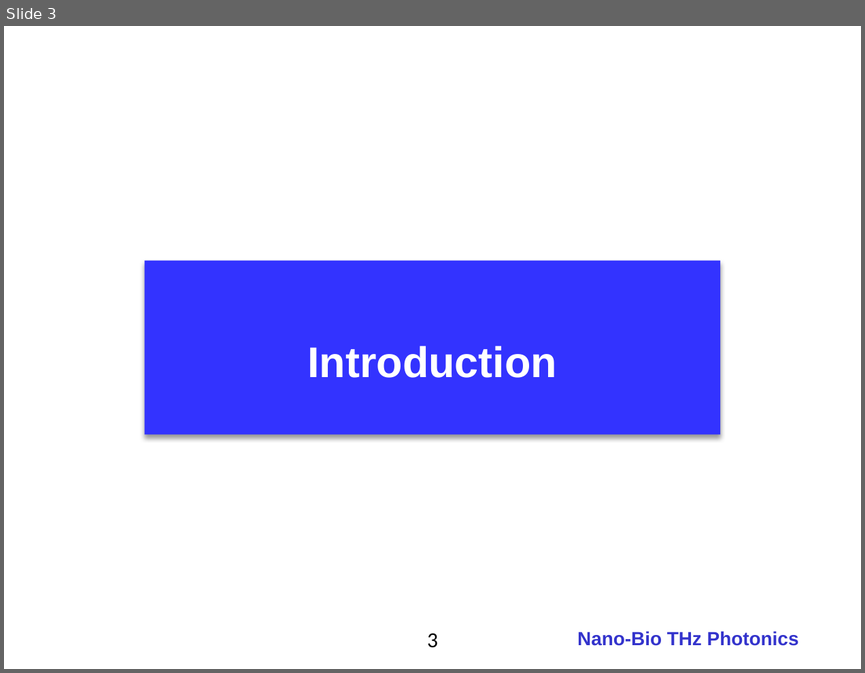
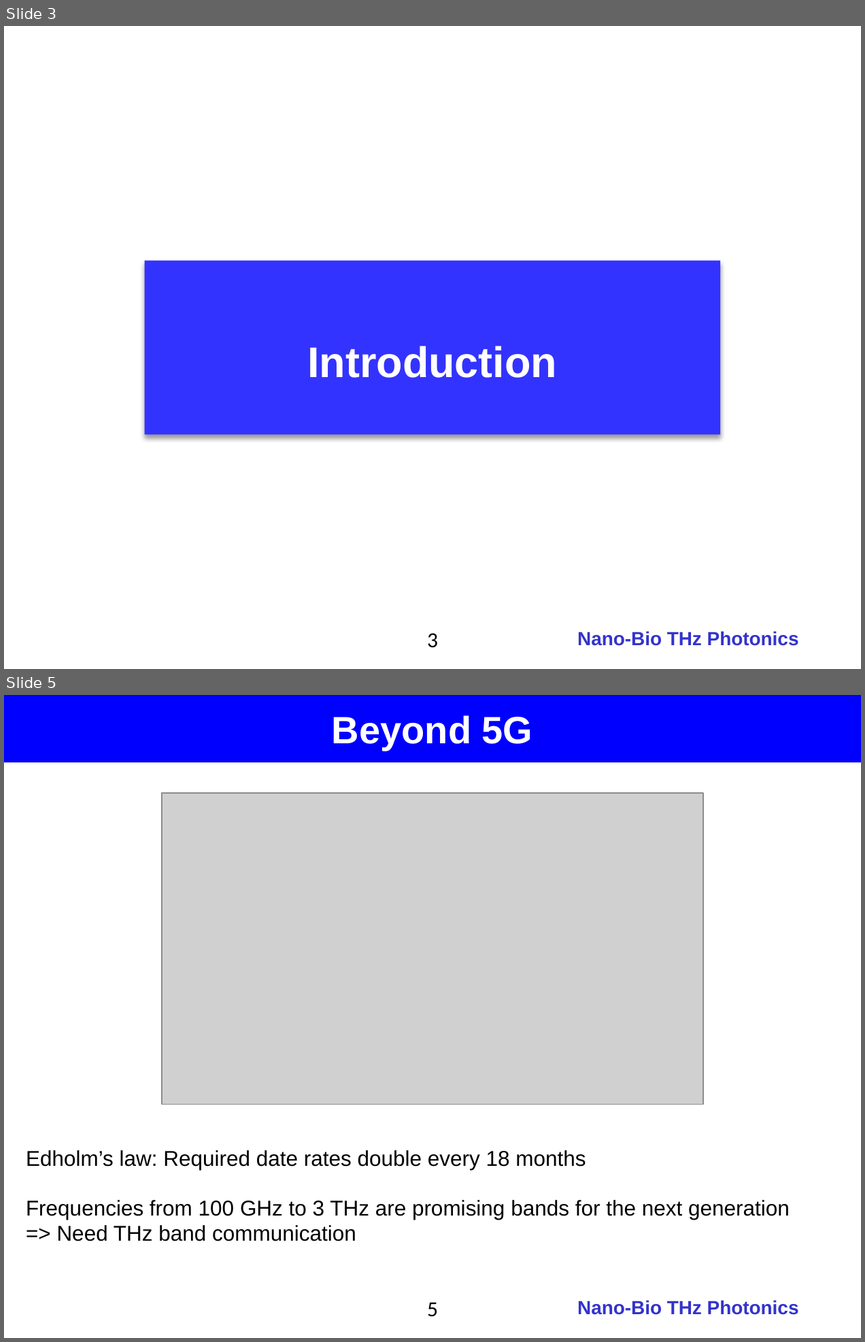
Before and after one commit to jglee96/NBTP_Lab, a slide deck: 개인/석사학위논문/Thesis_Presentation.pptx. Shown one above the other, each under a label of ours: slide 3 before the commit, slides 3 and 5 after it; the slides between them are not shown. The pictures are 865x673 and 865x1342 pixels, drawn with LibreOffice and Linux fonts; fonts in the diff are those of the drawing; grey boxes stand for pictures; background and template pictures are left out. Boxes give left, top, right and bottom in pixels: in the first picture for what was removed or moved away, otherwise in the second. Text is boxed around its words. In the diff, an @@ line names an element or a change of style, - is before the commit and + after.

```diff
--- a/개인/석사학위논문/Thesis_Presentation.pptx
+++ b/개인/석사학위논문/Thesis_Presentation.pptx
@@ slide 5 added at box(4, 695, 861, 1338), background #FFFFFF; not listed: 1 template element that a slide beside it also shows @@
@@ rectangle added at box(4, 695, 861, 763), fill #0000FF, 32 pt, text #FFFFFF, bold @@
+Beyond 5G
@@ picture added at box(162, 793, 703, 1104) @@
@@ text added at box(26, 1150, 585, 1170), 18 pt, text #000000 @@
+Edholm’s law: Required date rates double every 18 months
@@ text added at box(26, 1200, 789, 1241), 18 pt, text #000000 @@
+Frequencies from 100 GHz to 3 THz are promising bands for the next generation
+=> Need THz band communication
@@ page number added at box(427, 1302, 438, 1317), 18 pt, text #000000 @@
+5
```
Also in this commit, not shown: 2 slides changed, 32 other slides added, 9 other files.
